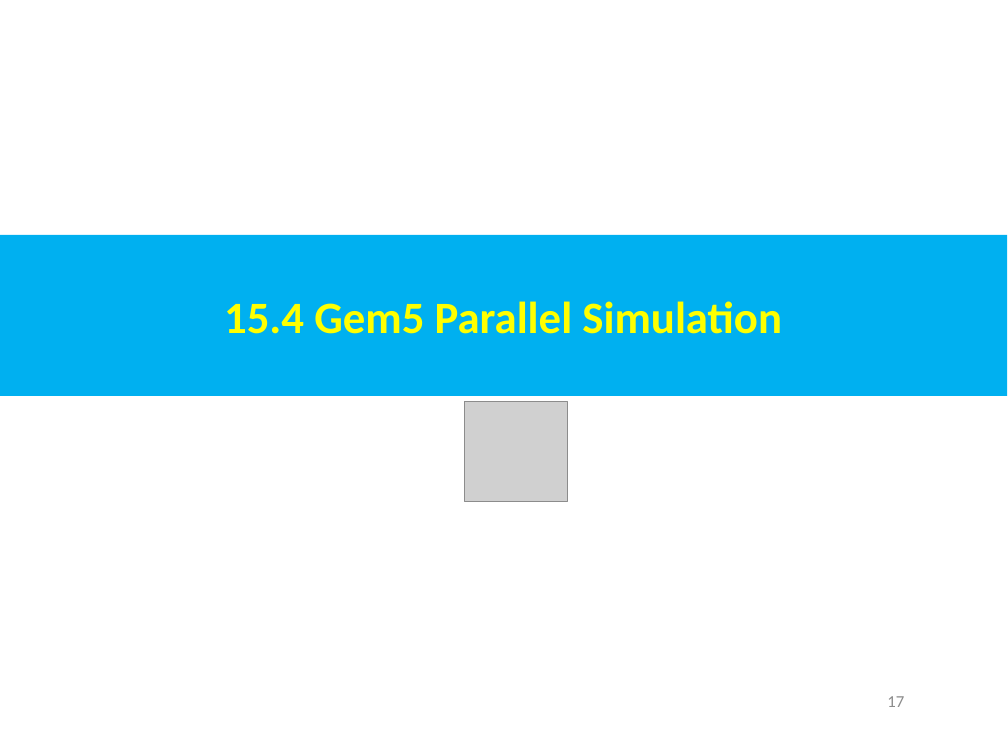
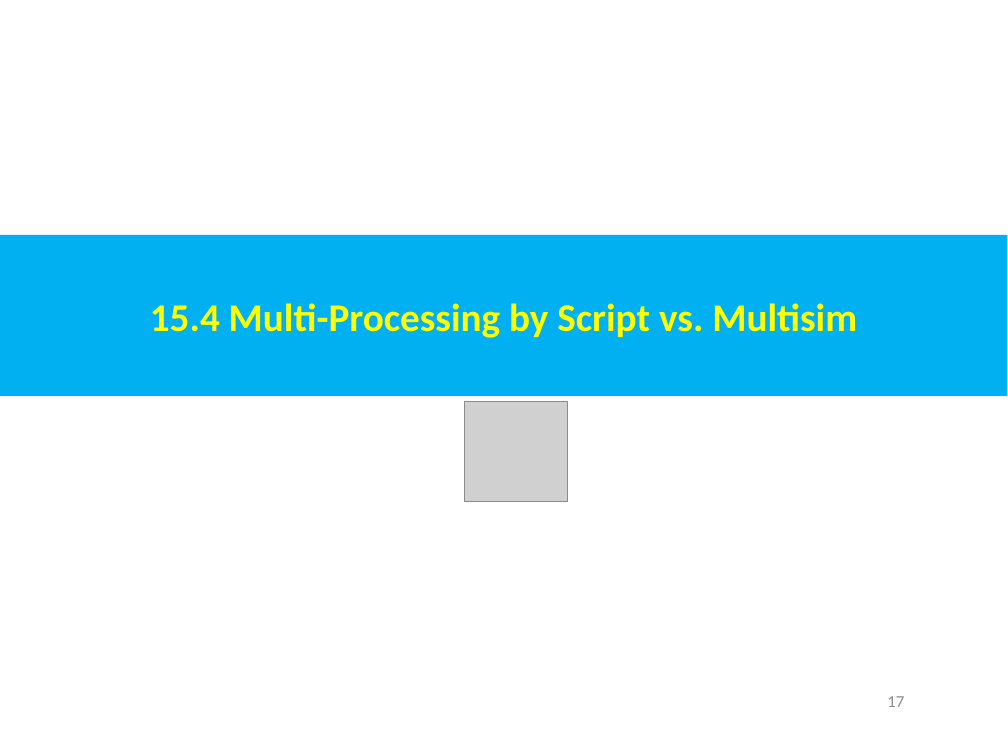
Before and after one commit to peterhchen/AIU_CS850_Gem5_McPAT, a slide deck: slide 17 of 050_Gem5/015.MultiSim/000_Video/015.MultiSim.ppt. Drawn at 1008x756 pixels with LibreOffice and Linux fonts; fonts in the diff are those of the drawing; grey boxes stand for pictures. Boxes give left, top, right and bottom in pixels: in the first picture for what was removed or moved away, otherwise in the second. Text is boxed around its words. In the diff, an @@ line names an element or a change of style, - is before the commit and + after.

```diff
--- a/050_Gem5/015.MultiSim/000_Video/015.MultiSim.ppt
+++ b/050_Gem5/015.MultiSim/000_Video/015.MultiSim.ppt
@@ text in rectangle at box(150, 303, 857, 338): text changed; size 32 to 28 pt @@
-15.4 Gem5 Parallel Simulation
+15.4 Multi-Processing by Script vs. Multisim
```
Also in this commit, not shown: 10 other slides changed, 3 slides added.
